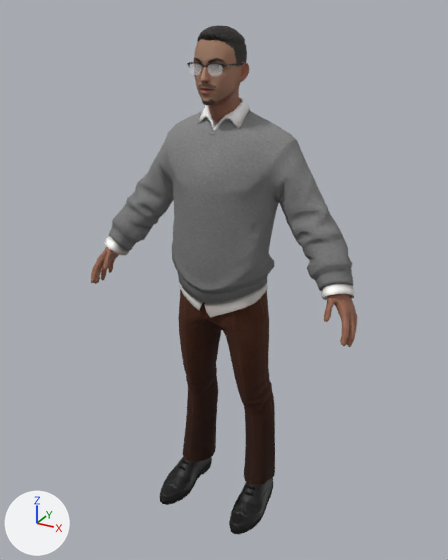
Two versions of the glTF model frontend/public/models/steven_sweater.glb, one commit apart.
The view is the same before and after, from a camera (50 mm lens) standing at (1.01, -1.839, 1.89) and looking at (0.004, -0.011, 0.976). The axes (+X, +Y, +Z) are drawn at lower left. The lights are the same throughout.

The scene before the commit, as lines of its bpy script (objects in view):
```python
ob_wolf3d_head = bpy.data.objects.new('Wolf3D_Head', me_wolf3d_head)
ob_wolf3d_head.location = (0.0, 0.0, 0.0)
ob_wolf3d_outfit_bottom = bpy.data.objects.new('Wolf3D_Outfit_Bottom', me_wolf3d_outfit_bottom)
ob_wolf3d_outfit_bottom.location = (0.0, 0.0, 0.0)
ob_wolf3d_outfit_footwear = bpy.data.objects.new('Wolf3D_Outfit_Footwear', me_wolf3d_outfit_footwear)
ob_wolf3d_outfit_footwear.location = (0.0, 0.0, 0.0)
ob_wolf3d_outfit_top = bpy.data.objects.new('Wolf3D_Outfit_Top', me_wolf3d_outfit_top)
ob_wolf3d_outfit_top.location = (0.0, 0.0, 0.0)
# also in view: 'Wolf3D_Hair' at (-0.001, -0.024, 1.809); 'Wolf3D_Body' at (0.0, -0.027, 0.61)
```
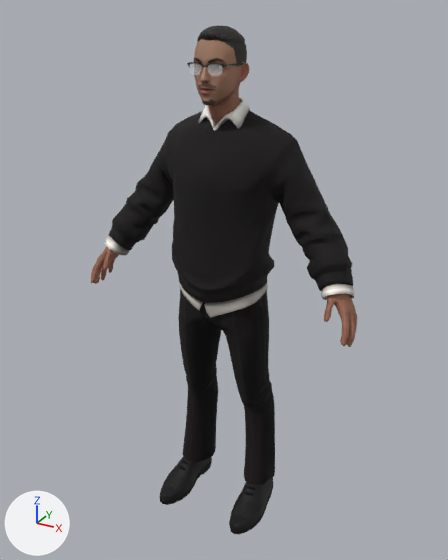
The change, as a list of edits to the scene's bpy script:
```text
Change mat_wolf3d_outfit_bottom:
    where n2 = _N.new('ShaderNodeTexImage'); n2.name = 'Image Texture'
    n2.image: img_outfit_classic_04_v2_m_bottom_d -> img_outfit_classic_05_v2_m_bottom_d
    where n4 = _N.new('ShaderNodeTexImage'); n4.name = 'Image Texture.001'
    n4.image: img_outfit_classic_04_v2_m_bottom_m_outfit_classic_04_v2_m_bott -> img_outfit_classic_05_v2_m_bottom_m_outfit_classic_05_v2_m_bottom_r
    where n6 = _N.new('ShaderNodeTexImage'); n6.name = 'Image Texture.002'
    n6.image: img_outfit_classic_04_v2_m_bottom_n -> img_outfit_classic_05_v2_m_bottom_n
Change mat_wolf3d_outfit_footwear:
    where n2 = _N.new('ShaderNodeTexImage'); n2.name = 'Image Texture'
    n2.image: img_outfit_classic_04_v2_m_footwear_d -> img_outfit_classic_05_v2_m_footwear_d
    where n4 = _N.new('ShaderNodeTexImage'); n4.name = 'Image Texture.001'
    n4.image: img_outfit_classic_04_v2_m_footwear_m_outfit_classic_04_v2_m_fo -> img_outfit_classic_05_v2_m_footwear_m_outfit_classic_05_v2_m_footwear_r
    where n6 = _N.new('ShaderNodeTexImage'); n6.name = 'Image Texture.002'
    n6.image: img_outfit_classic_04_v2_m_footwear_n -> img_outfit_classic_05_v2_m_footwear_n
Change mat_wolf3d_outfit_top:
    where n2 = _N.new('ShaderNodeTexImage'); n2.name = 'Image Texture'
    n2.image: img_outfit_classic_04_v2_m_top_d -> img_outfit_classic_05_v2_m_top_d
    where n4 = _N.new('ShaderNodeTexImage'); n4.name = 'Image Texture.001'
    n4.image: img_outfit_classic_04_v2_m_top_m_outfit_classic_04_v2_m_top_r -> img_outfit_classic_05_v2_m_top_m_outfit_classic_05_v2_m_top_r
    where n6 = _N.new('ShaderNodeTexImage'); n6.name = 'Image Texture.002'
    n6.image: img_outfit_classic_04_v2_m_top_n -> img_outfit_classic_05_v2_m_top_n
```

What differs and where, as boxes (x1, y1, x2, y2) in the pictures (448 x 560 px):
'Wolf3D_Outfit_Top', surface changed (grey to black)
    both: (104, 104, 354, 318)
'Wolf3D_Outfit_Bottom', surface changed (brown to black)
    both: (178, 289, 275, 485)
